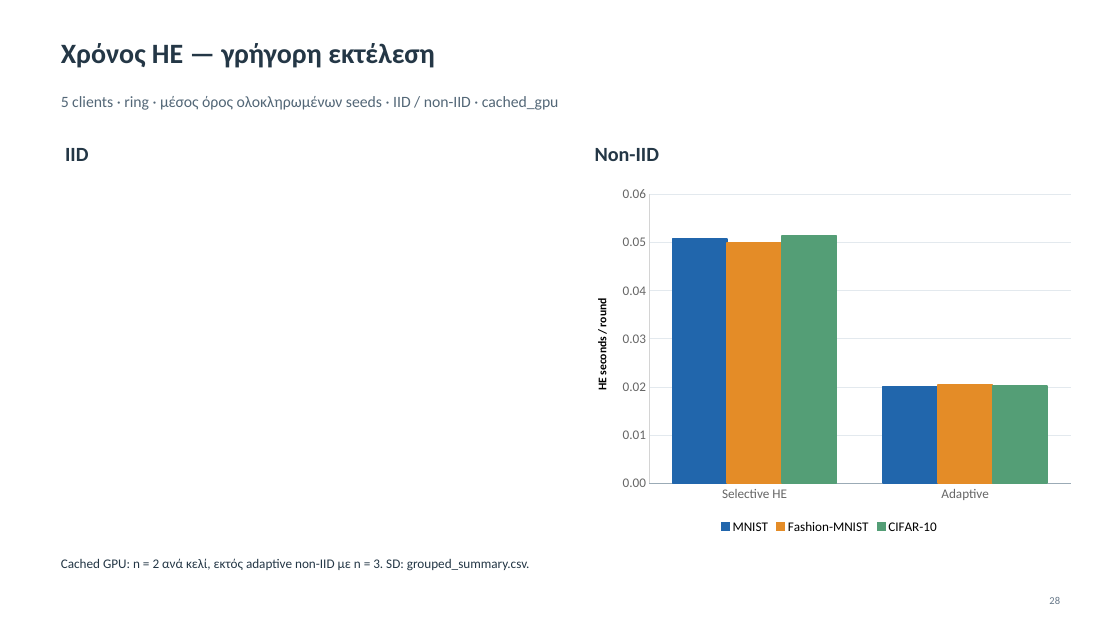
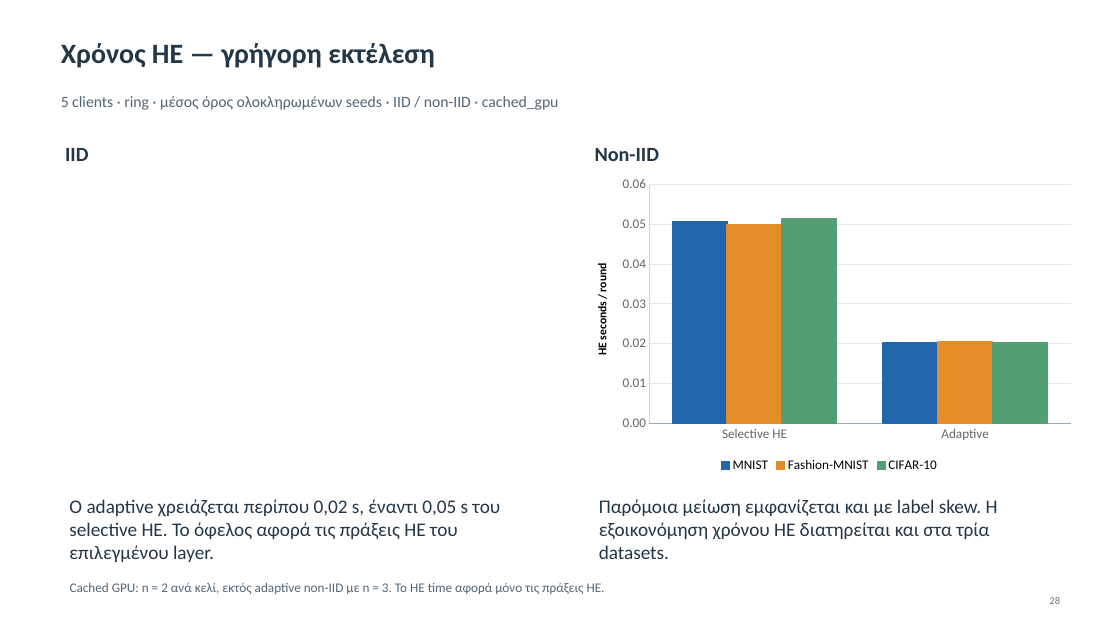
Before and after one commit to Dionisis09/secure-dfl-thesis, a slide deck: slide 28 of docs/Secure_DFL_Thesis_Presentation.pptx. Drawn at 1120x630 pixels with LibreOffice and Linux fonts; fonts in the diff are those of the drawing. Boxes give left, top, right and bottom in pixels: in the first picture for what was removed or moved away, otherwise in the second. Text is boxed around its words. In the diff, an @@ line names an element or a change of style, - is before the commit and + after.

Commit message:
Explain findings beneath presentation result charts

```diff
--- a/docs/Secure_DFL_Thesis_Presentation.pptx
+++ b/docs/Secure_DFL_Thesis_Presentation.pptx
@@ column chart: place and size @@
-column chart at box(578, 180, 1081, 539)
+column chart at box(578, 171, 1081, 477)
@@ text added at box(69, 499, 500, 562), 16.5 pt, text #243746 @@
+Ο adaptive χρειάζεται περίπου 0,02 s, έναντι 0,05 s του selective HE. Το όφελος αφορά τις πράξεις HE του επιλεγμένου layer.
@@ text added at box(599, 499, 998, 559), 16.5 pt, text #243746 @@
+Παρόμοια μείωση εμφανίζεται και με label skew. Η εξοικονόμηση χρόνου HE διατηρείται και στα τρία datasets.
@@ text at box(70, 582, 605, 594): text changed; text colour #243746 to #536777 @@
-Cached GPU: n = 2 ανά κελί, εκτός adaptive non-IID με n = 3. SD: grouped_summary.csv.
+Cached GPU: n = 2 ανά κελί, εκτός adaptive non-IID με n = 3. Το HE time αφορά μόνο τις πράξεις HE.
```
Also in this commit, not shown: 14 other slides changed, 1 other file.
